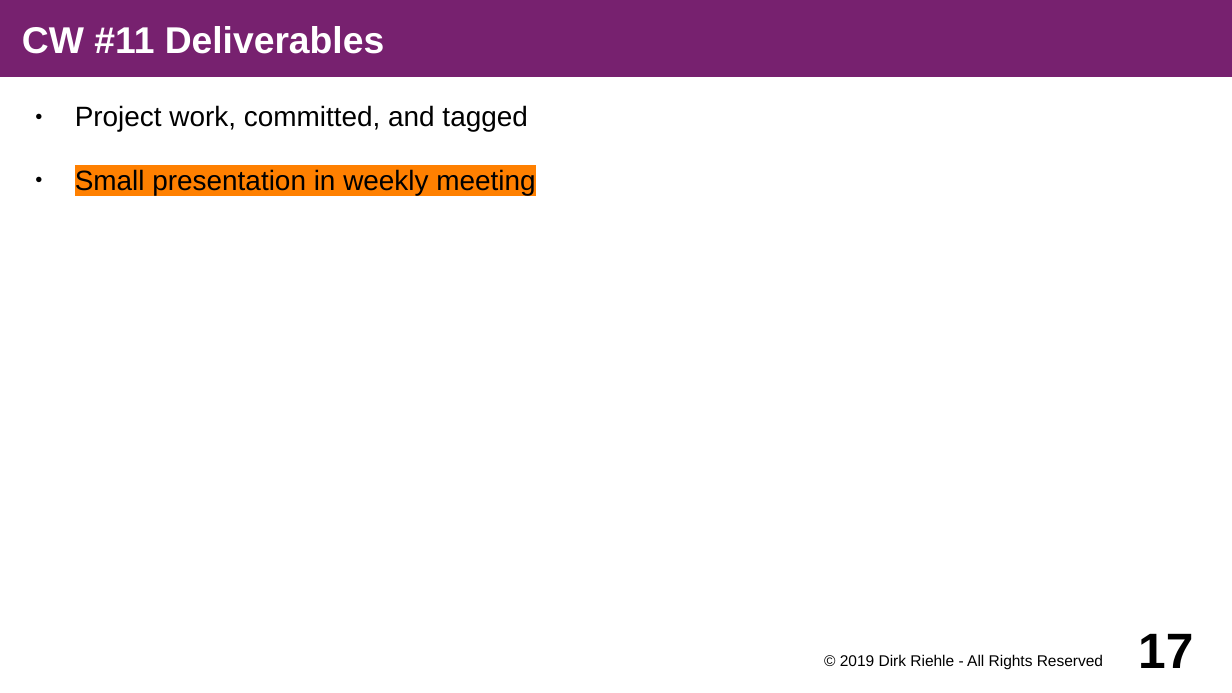
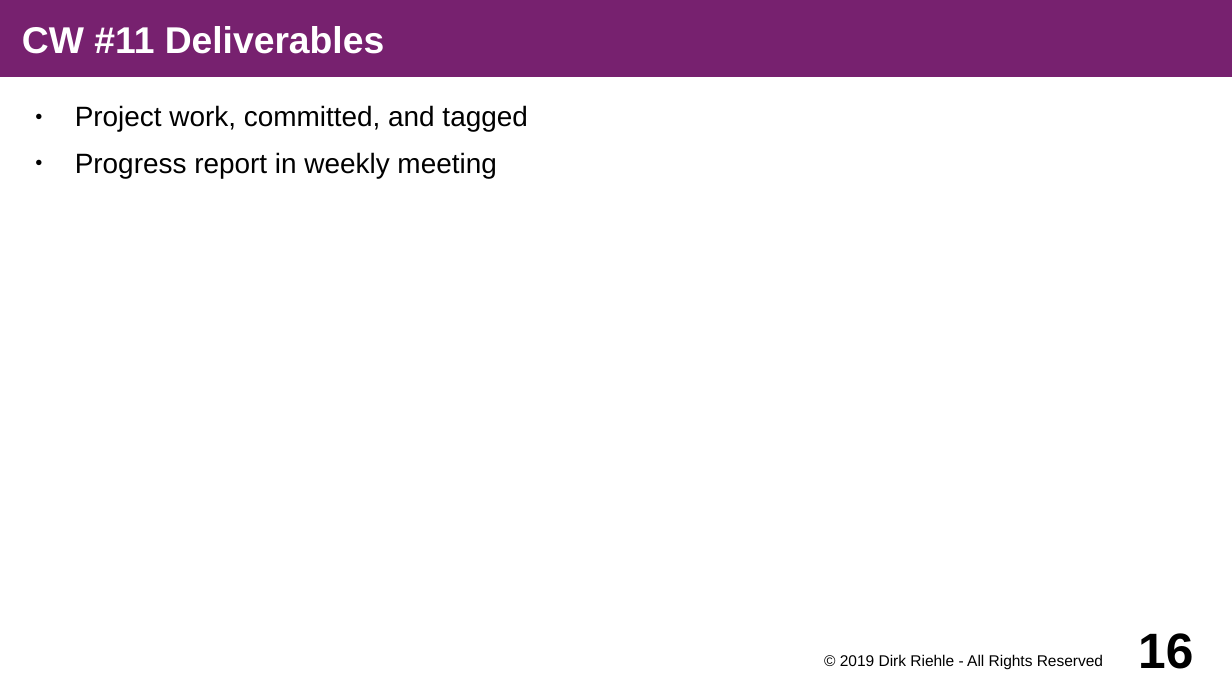
Before and after one commit to dirkriehle/amse-course, a slide deck: slide 16 of Lecture slides/AMSE A02 - Course Schedule.odp (slide 17 before the commit). Drawn at 1232x693 pixels with LibreOffice and Linux fonts; fonts in the diff are those of the drawing. Boxes give left, top, right and bottom in pixels: in the first picture for what was removed or moved away, otherwise in the second. Text is boxed around its words. In the diff, an @@ line names an element or a change of style, - is before the commit and + after.

```diff
--- a/Lecture slides/AMSE A02 - Course Schedule.odp
+++ b/Lecture slides/AMSE A02 - Course Schedule.odp
@@ text at (x1=75, y1=152, x2=496, y2=178): text changed @@
-● Small presentation in weekly meeting
+● Progress report in weekly meeting
@@ page number at (x1=1138, y1=633, x2=1193, y2=669): text changed @@
-17
+16
```
Also in this commit, not shown: 13 other slides changed, 1 slide removed, 5 other files.
